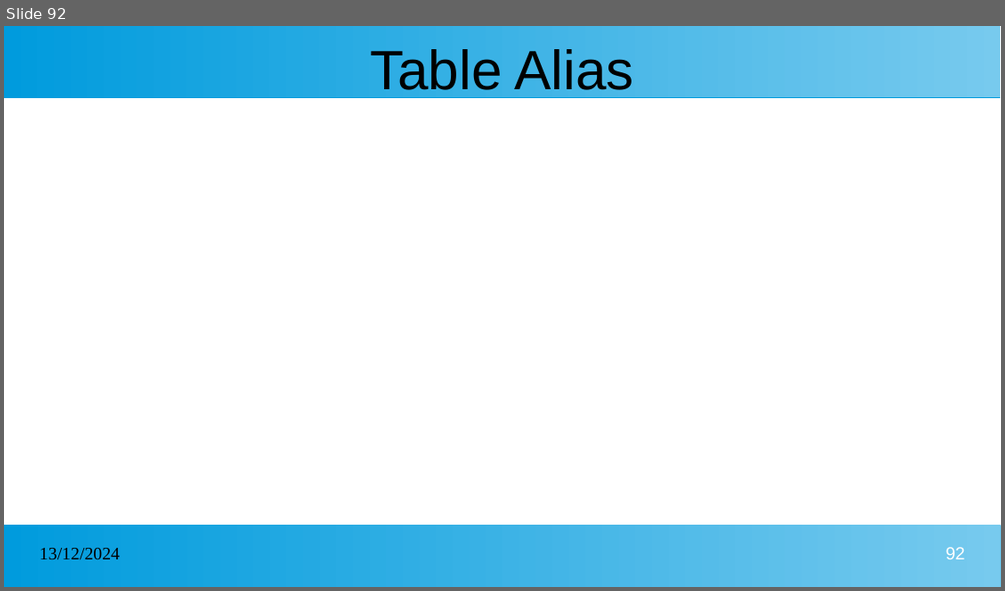
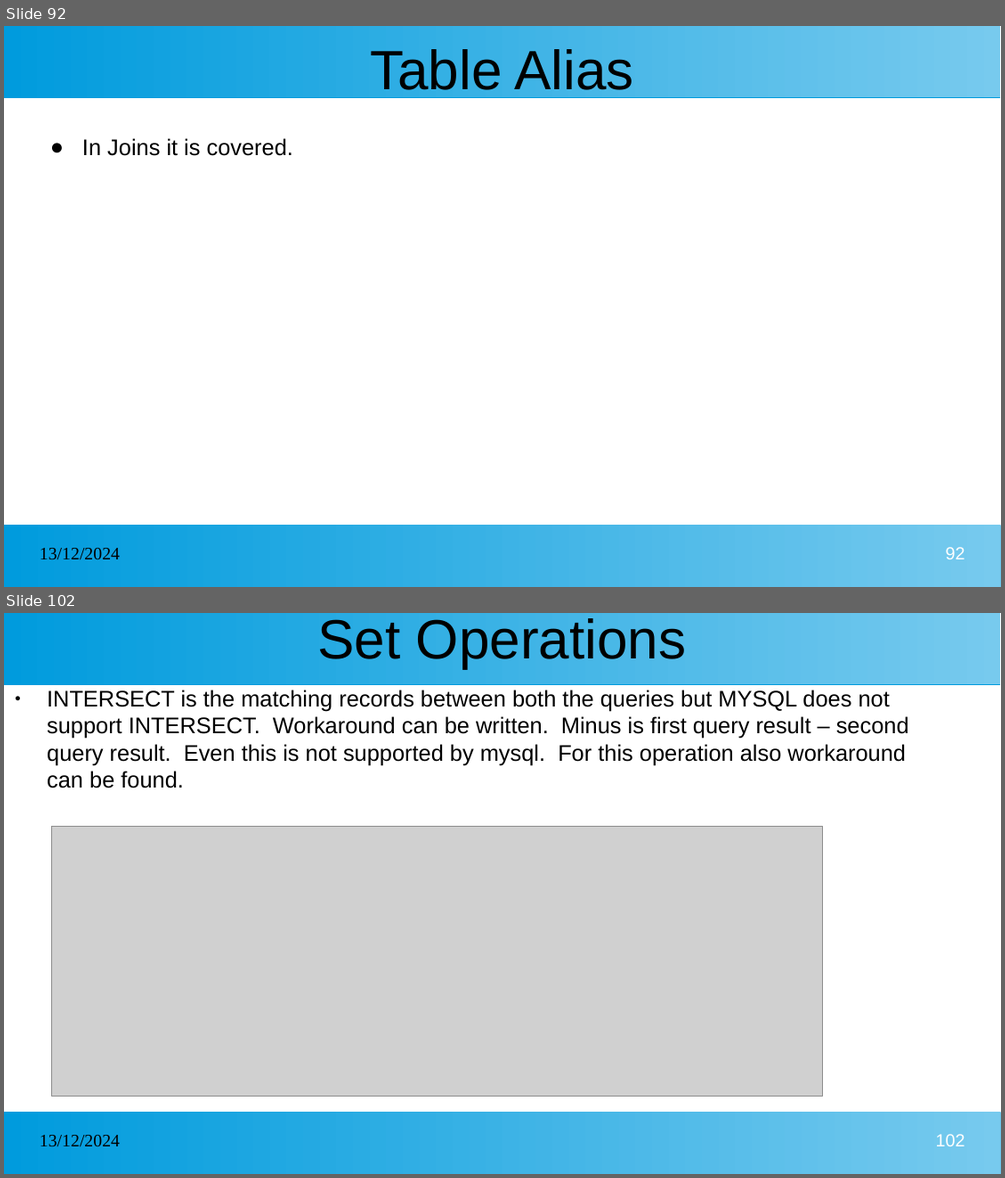
Before and after one commit to kcharankumar/MLA_Java_Arya, a slide deck: MLA Java Arya 1st week.pptx. Shown one above the other, each under a label of ours: slide 92 before the commit, slides 92 and 102 after it; the slides between them are not shown. The pictures are 1005x591 and 1005x1178 pixels, drawn with LibreOffice and Linux fonts; fonts in the diff are those of the drawing; grey boxes stand for pictures. Boxes give left, top, right and bottom in pixels: in the first picture for what was removed or moved away, otherwise in the second. Text is boxed around its words. In the diff, an @@ line names an element or a change of style, - is before the commit and + after.

```diff
--- a/MLA Java Arya 1st week.pptx
+++ b/MLA Java Arya 1st week.pptx
@@ slide 102 added at bbox=[4, 613, 1001, 1174], background #FFFFFF; not listed: 2 template elements that a slide beside it also shows @@
@@ title added at bbox=[318, 618, 687, 668], 44 pt, text #000000 @@
+Set Operations
@@ text added at bbox=[47, 690, 909, 788], 18 pt, text #000000 @@
+● INTERSECT is the matching records between both the queries but MYSQL does not support INTERSECT. Workaround can be written. Minus is first query result – second query result. Even this is not supported by mysql. For this operation also workaround can be found.
@@ picture added at bbox=[52, 827, 824, 1095] @@
@@ text added at bbox=[40, 1135, 120, 1147], 14 pt, text #000000 @@
+13/12/2024
@@ page number added at bbox=[936, 1134, 965, 1146], 14 pt, text #FFFFFF @@
+102
@@ slide 92 changed as well @@
@@ text added at bbox=[82, 138, 293, 156], 18 pt, text #000000 @@
+● In Joins it is covered.
```
Also in this commit, not shown: 54 other slides changed, 1 other slide added.
